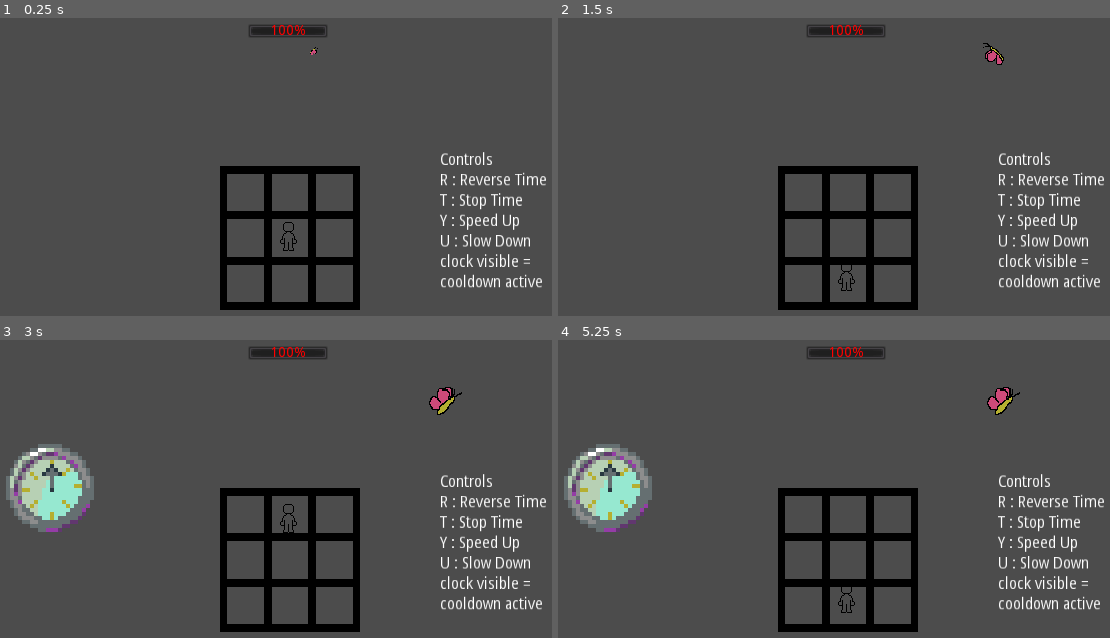
Above: before the commit, frames 1-4 (two rows, left to right).
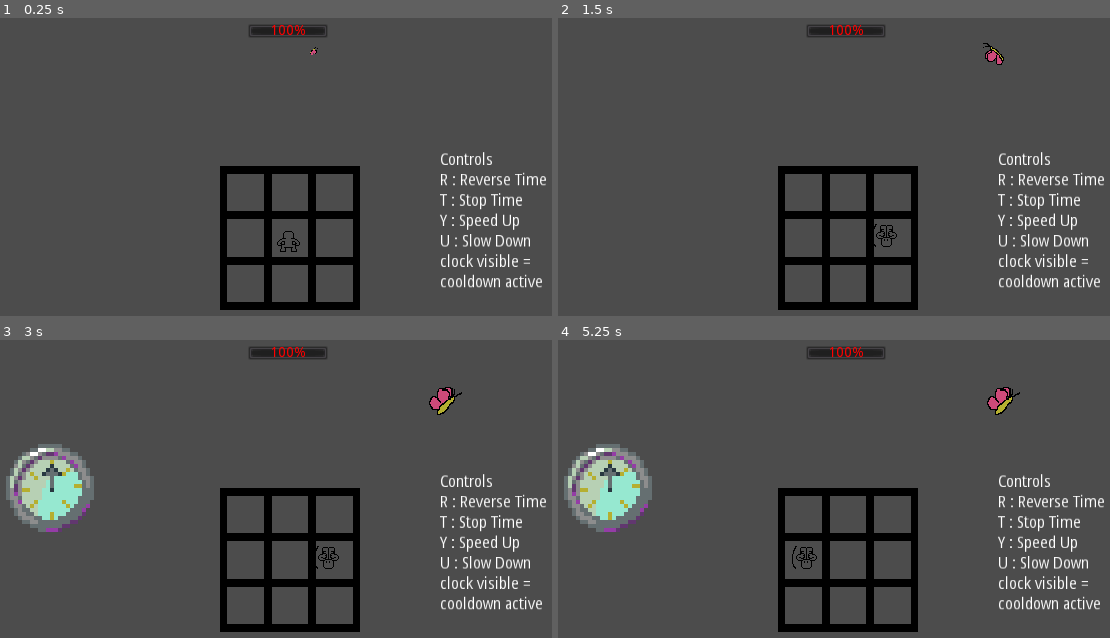
Above: after the commit, the same moments.

Repository: andersAsch0/Island-Game
Game: Godot game, scene res://scenes/BattleMode.tscn
Two runs of this game, one before a commit and one after it. Both use one fixed random seed, a clock stepped at 60 frames per second and the inputs below. This scene is started directly instead of the project's main scene.
Inputs:
- Up to frame 1 (0.25 s): no input
- Up to frame 2 (1.5 s): tap Enter (ui_accept) at 0.5, 0.77 s; hold Right (ui_right) 0.53-1.28 s; hold Space (dash) 0.53-1.28 s; hold Down (ui_down) from 1.28 s (still down); tap F (enter_fight) at 1.35 s
- Up to frame 3 (3 s): tap Enter (ui_accept) at 1.52, 2.75 s; release Down (ui_down) at 2.03 s; hold Right (ui_right) 2.03-2.78 s; hold T (stopTime) 2.03-2.78 s; hold Up (ui_up) from 2.78 s (still down); tap Space (dash) at 2.85 s
- Up to frame 4 (5.25 s): tap Enter (ui_accept) at 3.02, 3.5, 3.77, 4.25, 4.52, 5 s; release Up (ui_up) at 3.53 s; hold F (enter_fight) 3.53-4.28 s; hold Left (ui_left) 3.53-5.03 s; tap T (stopTime) at 4.35 s; hold Down (ui_down) from 5.03 s (still down); hold Space (dash) from 5.03 s (still down)

The runs differ from the first frame. In frame 1, less than 0.1% of the frame differs, in the area x 50-55%, y 68-79%; in frame 2, 0.1%; in frame 3, 0.1%; in frame 4, 0.2%, in the area x 42-54%, y 69-92%.

Commit message:
new sprites

Diff:
--- a/scenes/BattleModePlayer.tscn
+++ b/scenes/BattleModePlayer.tscn
@@ -1,10 +1,11 @@
-[gd_scene load_steps=31 format=2]
+[gd_scene load_steps=36 format=2]
 
 [ext_resource path="res://art/sprite base spritesheet.png" type="Texture" id=1]
 [ext_resource path="res://scripts/battleMode/BattleModePlayer.gd" type="Script" id=2]
 [ext_resource path="res://art/sprite base dash spritesheet.png" type="Texture" id=3]
 [ext_resource path="res://scripts/HurtBox.gd" type="Script" id=4]
 [ext_resource path="res://scripts/HitBox.gd" type="Script" id=5]
+[ext_resource path="res://art/battle jump spritesheet .png" type="Texture" id=6]
 
 [sub_resource type="AtlasTexture" id=12]
 atlas = ExtResource( 1 )
@@ -73,6 +74,22 @@
 [sub_resource type="AtlasTexture" id=5]
 atlas = ExtResource( 1 )
 region = Rect2( 0, 64, 32, 32 )
+
+[sub_resource type="AtlasTexture" id=26]
+atlas = ExtResource( 6 )
+region = Rect2( 0, 0, 32, 32 )
+
+[sub_resource type="AtlasTexture" id=27]
+atlas = ExtResource( 6 )
+region = Rect2( 32, 0, 32, 32 )
+
+[sub_resource type="AtlasTexture" id=28]
+atlas = ExtResource( 6 )
+region = Rect2( 64, 0, 32, 32 )
+
+[sub_resource type="AtlasTexture" id=29]
+atlas = ExtResource( 6 )
+region = Rect2( 96, 0, 32, 32 )
 
 [sub_resource type="AtlasTexture" id=6]
 atlas = ExtResource( 1 )
@@ -121,6 +138,11 @@
 "loop": true,
 "name": "idle",
 "speed": 5.0
+}, {
+"frames": [ SubResource( 26 ), SubResource( 27 ), SubResource( 28 ), SubResource( 27 ), SubResource( 29 ) ],
+"loop": false,
+"name": "jump",
+"speed": 7.0
 }, {
 "frames": [ SubResource( 6 ), SubResource( 7 ), SubResource( 8 ), SubResource( 9 ) ],
 "loop": true,
@@ -148,7 +170,7 @@
 
 [node name="Animations" type="AnimatedSprite" parent="."]
 frames = SubResource( 10 )
-animation = "idle"
+animation = "jump"
 
 [node name="DashTimer" type="Timer" parent="."]
 wait_time = 0.1
@@ -160,7 +182,7 @@
 shape = SubResource( 11 )
 
 [node name="inputTimer" type="Timer" parent="."]
-wait_time = 0.1
+wait_time = 0.3
 one_shot = true
 
 [node name="DashCooldown" type="Timer" parent="."]
--- a/scripts/battleMode/BattleModePlayer.gd
+++ b/scripts/battleMode/BattleModePlayer.gd
@@ -61,28 +61,28 @@
 #		isDashing = true
 #		$DashTimer.start()
 	if(event.is_action_pressed("ui_up")):
-		updateInputTimer()
+		handleInput()
 		storagePos.y -= 20
 	elif(event.is_action_released("ui_up")):
-		updateInputTimer()
+		handleInput()
 		storagePos.y += 20
 	elif(event.is_action_pressed("ui_down")):
-		updateInputTimer()
+		handleInput()
 		storagePos.y += 20
 	elif(event.is_action_released("ui_down")):
-		updateInputTimer()
+		handleInput()
 		storagePos.y -= 20
 	elif(event.is_action_pressed("ui_right")):
-		updateInputTimer()
+		handleInput()
 		storagePos.x += 20
 	elif(event.is_action_released("ui_right")):
-		updateInputTimer()
+		handleInput()
 		storagePos.x -= 20
 	elif(event.is_action_pressed("ui_left")):
-		updateInputTimer()
+		handleInput()
 		storagePos.x -= 20
 	elif(event.is_action_released("ui_left")):
-		updateInputTimer()
+		handleInput()
 		storagePos.x += 20
 
 # new plan: when button is pressed, start moving immediately
@@ -90,7 +90,8 @@
 # so during that animation, it will note any more inputs and redirect you mid jump
 # (bur doesnt restart jump time, so jumps are always the same length to avoid most cheesing)
 
-func updateInputTimer():
+func handleInput():
+	$Animations.play("jump")
 	if $inputTimer.time_left == 0:
 		$inputTimer.start()
 	# on any of those 8 actions, start timer
@@ -98,6 +99,7 @@
 	# actions during timer cant restart it
 func _on_inputTimer_timeout():
 	position = storagePos
+	$Animations.play("idle")
 
 func getHit(damage:int):
 	print("ouch")
Binary file added: art/battle jump spritesheet .png
Not shown, added: art/battle jump spritesheet .png.import
Binary file added: art/map tiles/small house spritesheet.png
Not shown, added: art/map tiles/small house spritesheet.png.import
Binary file added: art/map tiles/wide house spritesheet.png
Not shown, added: art/map tiles/wide house spritesheet.png.import
